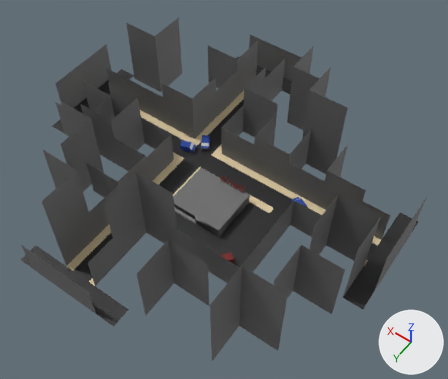
Two versions of the FBX model PirateJam16/Assets/_Assets/Level.fbx, one commit apart.
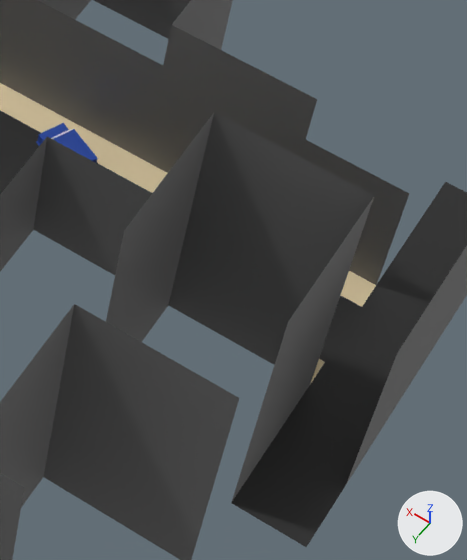
The first picture shows the older version from a camera (50 mm lens) standing at (-57.1, 74.6, 124.4) and looking at (-3.6, -0.2, 6.8). The close-ups show both versions on the part from 63% to 91% of the width and 43% to 83% of the height of that picture; other places that the commit changed are outside them. The axes (+X, +Y, +Z) are drawn at lower right. The lights are the same throughout. Where no turn or scale is listed for an object, it has been applied to the vertices.

In view in the first close-up: 'Cityscape', 'PoliceVan_01', 'Road', 'Sidewalk'.
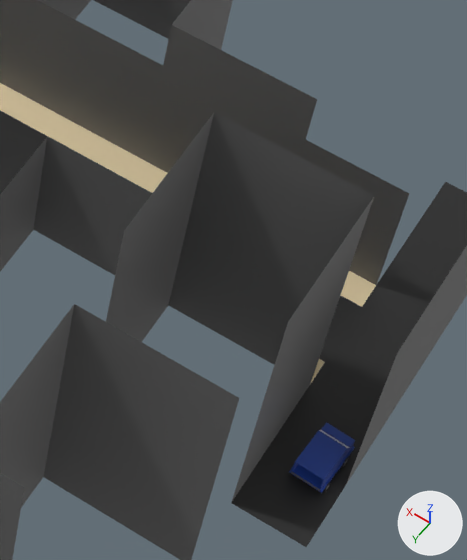
What changed in the scene script:
```text
Change ob_policevan_01:
    ob_policevan_01.location: (-1880.0, 0.0, 1096.0) -> (-4310.0, 0.0, 44.05)
    ob_policevan_01.rotation_euler: (0.0, 1.133, 0.0) -> (0.0, -0.0524, 0.0)  # degrees (0, 65, 0) -> degrees (0, -3, 0)
```

Pixel boxes (x1, y1, x2, y2) of what changed, in the close-ups (467 x 560 px):
'PoliceVan_01', moved, turned: before (36, 123, 98, 163); after (289, 422, 355, 493)
